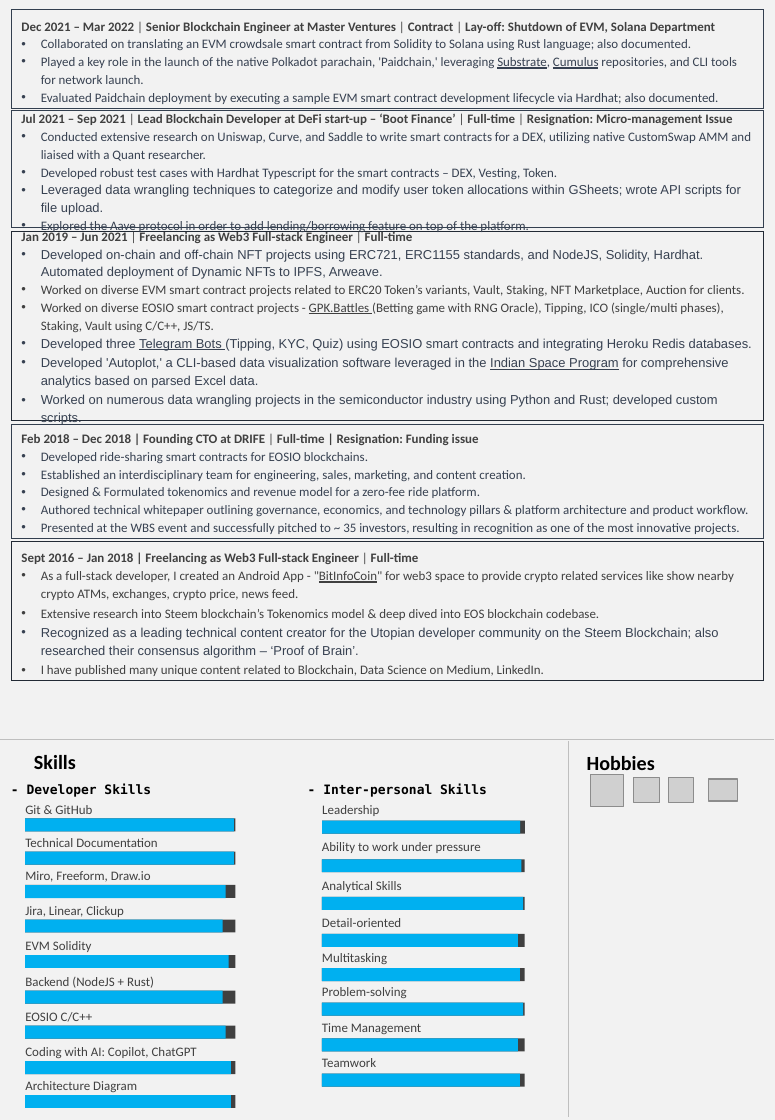
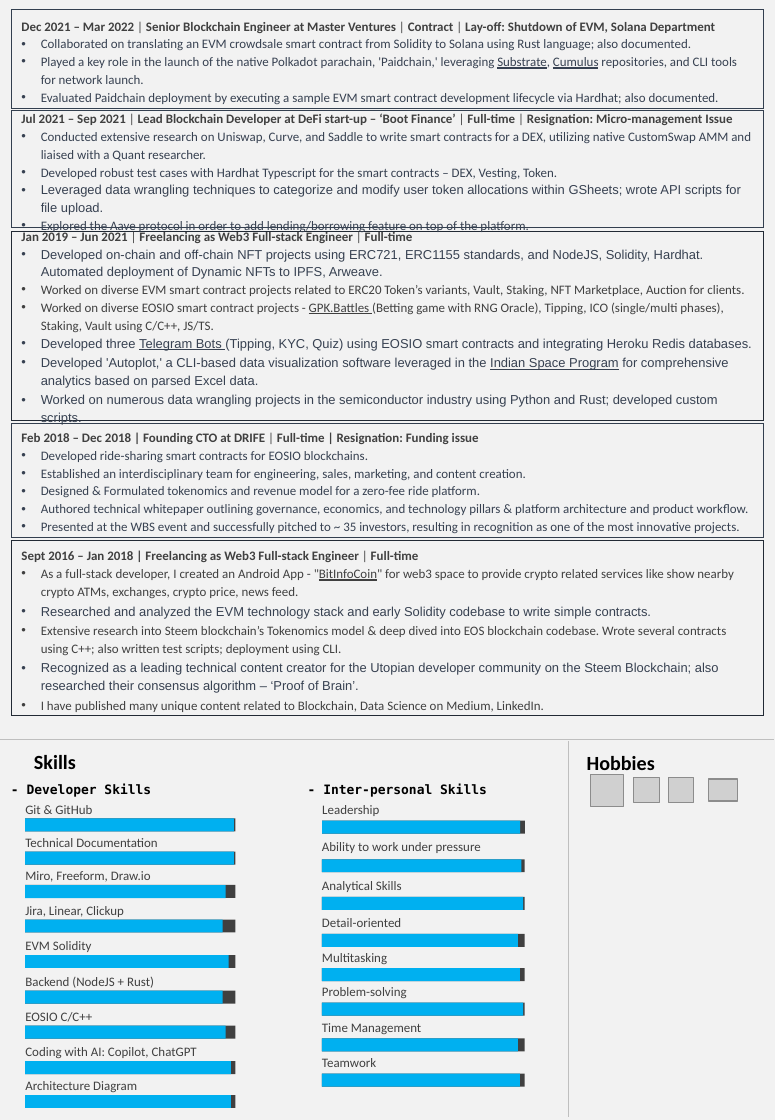
Before and after one commit to abhi3700/my_resume, a slide deck: slide 2 of my_resume_v2.pptx. Drawn at 775x1120 pixels with LibreOffice and Linux fonts; fonts in the diff are those of the drawing; grey boxes stand for pictures; background and template pictures are left out. Boxes give left, top, right and bottom in pixels: in the first picture for what was removed or moved away, otherwise in the second. Text is boxed around its words. In the diff, an @@ line names an element or a change of style, - is before the commit and + after.

Commit message:
CV updated with solidity skills

```diff
--- a/my_resume_v2.pptx
+++ b/my_resume_v2.pptx
@@ rectangle "Sept 2016 – Jan 2018 ...": place and size @@
-rectangle "Sept 2016 – Jan 2018 ..." at (11,541,764,680)
+rectangle "Sept 2016 – Jan 2018 ..." at (11,540,764,715)
@@ text in rectangle at (41,606,726,655): text changed @@
-• Extensive research into Steem blockchain’s Tokenomics model & deep dived into EOS blockchain codebase.
+• Researched and analyzed the EVM technology stack and early Solidity codebase to write simple contracts.
+• Extensive research into Steem blockchain’s Tokenomics model & deep dived into EOS blockchain codebase. Wrote several contracts using C++; also written test scripts; deployment using CLI.
```
Also in this commit, not shown: 1 other file.
